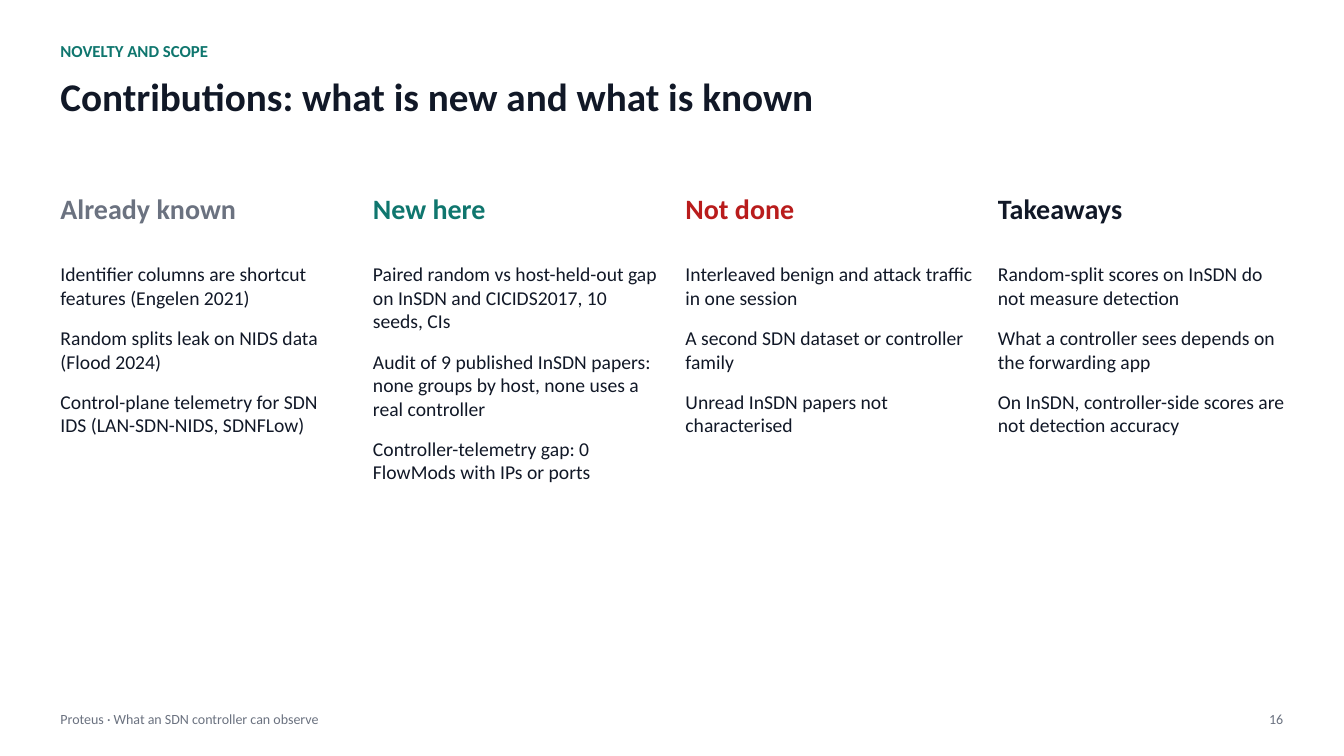
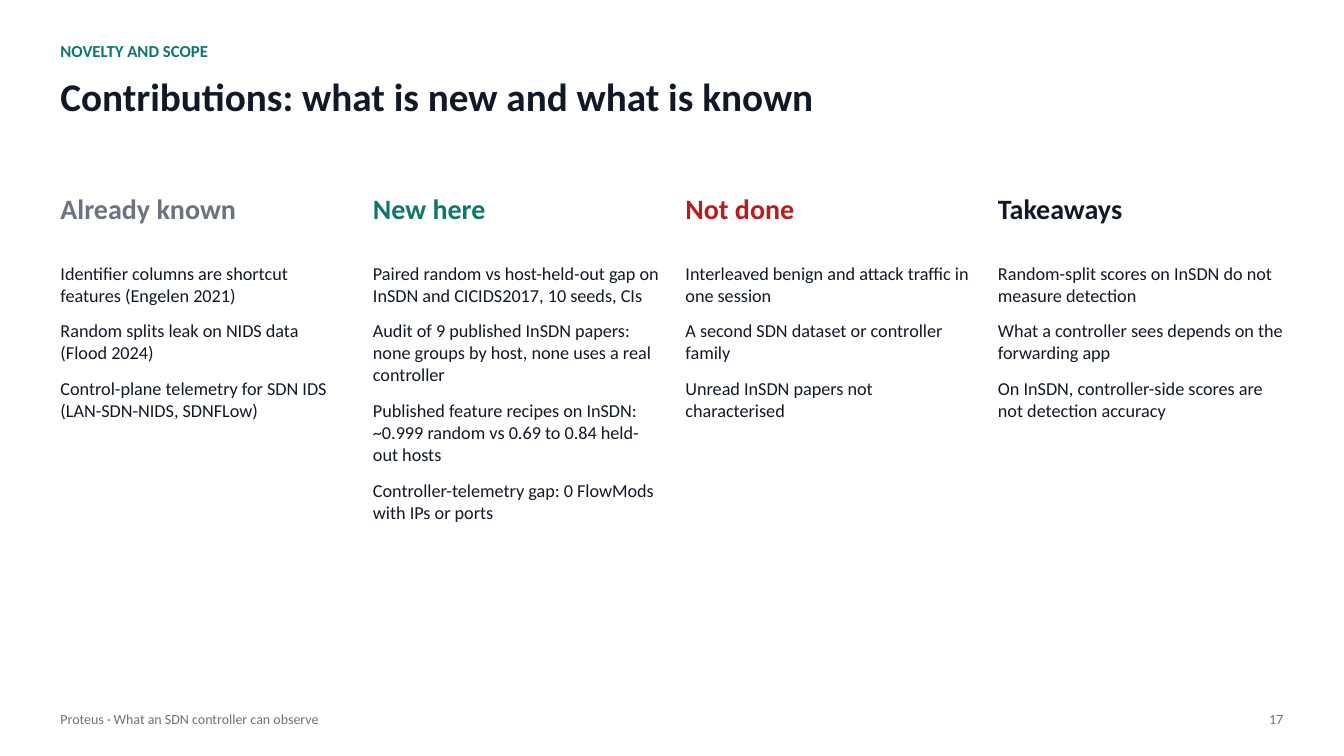
Before and after one commit to adhyan-jain/Proteus, a slide deck: slide 17 of research/insdn_controller/PRESENTATION.pptx (slide 16 before the commit). Drawn at 1344x756 pixels with LibreOffice and Linux fonts; fonts in the diff are those of the drawing. Boxes give left, top, right and bottom in pixels: in the first picture for what was removed or moved away, otherwise in the second. Text is boxed around its words. In the diff, an @@ line names an element or a change of style, - is before the commit and + after.

Commit message:
Deck: published feature recipes slide and contributions bullet (17 slides)

```diff
--- a/research/insdn_controller/PRESENTATION.pptx
+++ b/research/insdn_controller/PRESENTATION.pptx
@@ text at (373,267,659,522): size 14 to 13 pt in "Paired random vs host-held-out gap on InSDN ...", "Audit of 9 published InSDN papers: none ...", "Controller-telemetry gap: 0 FlowMods with IPs or ..."; less space between paragraphs @@
@@ size 14 to 13 pt; less space between paragraphs in 3 elements at (60,267,326,420), (685,267,969,417), (998,267,1283,420) @@
@@ text at (373,404,639,461): paragraph added @@
+Published feature recipes on InSDN: ~0.999 random vs 0.69 to 0.84 held-out hosts
@@ text at (1269,715,1283,724): text changed @@
-16
+17
```
Also in this commit, not shown: 2 other slides changed, 1 slide added, 1 other file.
